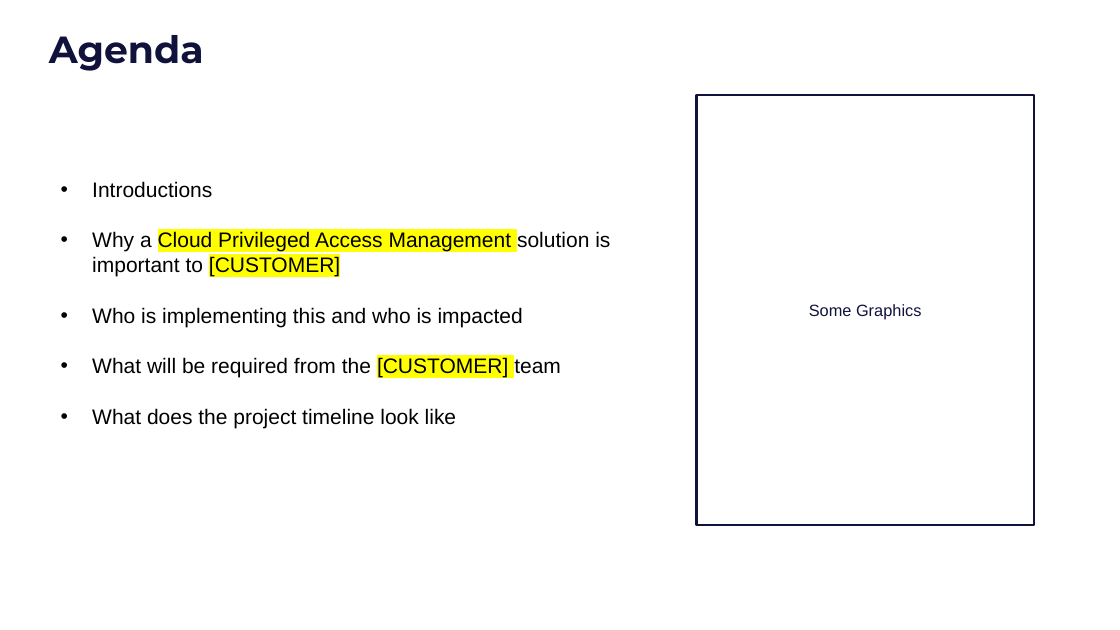
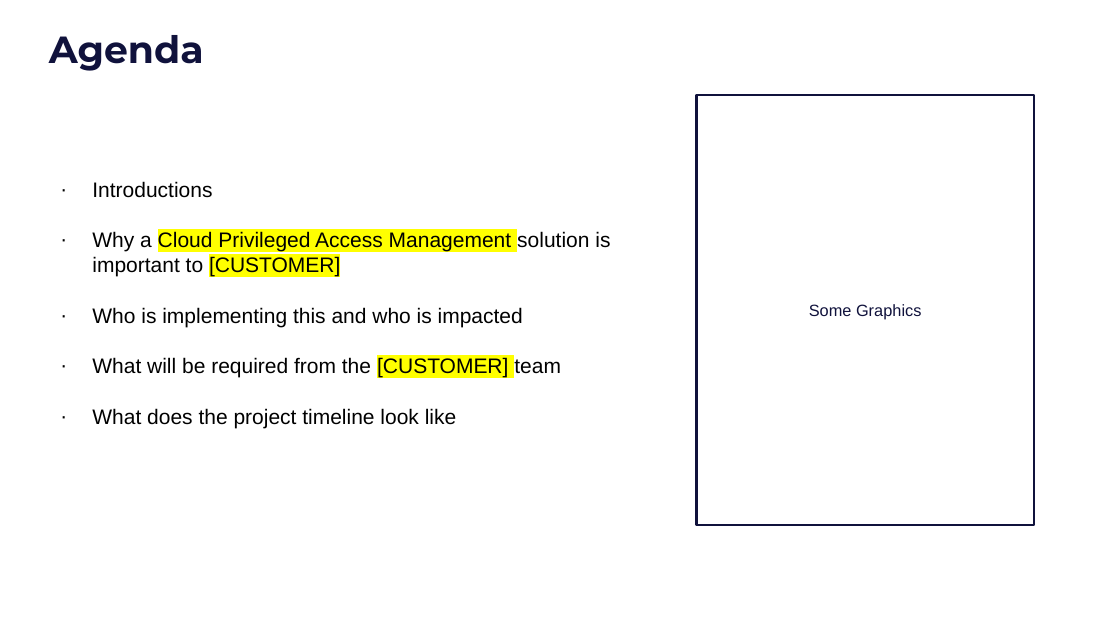
Before and after one commit to saviynt/SaviyntArtifacts, a slide deck: slide 2 of Kick Off Deck/KIck Off Deck - Executive.pptx. Drawn at 1120x630 pixels with LibreOffice and Linux fonts; fonts in the diff are those of the drawing; background and template pictures are left out. Boxes give left, top, right and bottom in pixels: in the first picture for what was removed or moved away, otherwise in the second. Text is boxed around its words. In the diff, an @@ line names an element or a change of style, - is before the commit and + after.

```diff
--- a/Kick Off Deck/KIck Off Deck - Executive.pptx
+++ b/Kick Off Deck/KIck Off Deck - Executive.pptx
@@ text "Introductions" at [92,181,610,428]: bullet • to ∙ @@
```
Also in this commit, not shown: 5 other slides changed, 42 other files.
